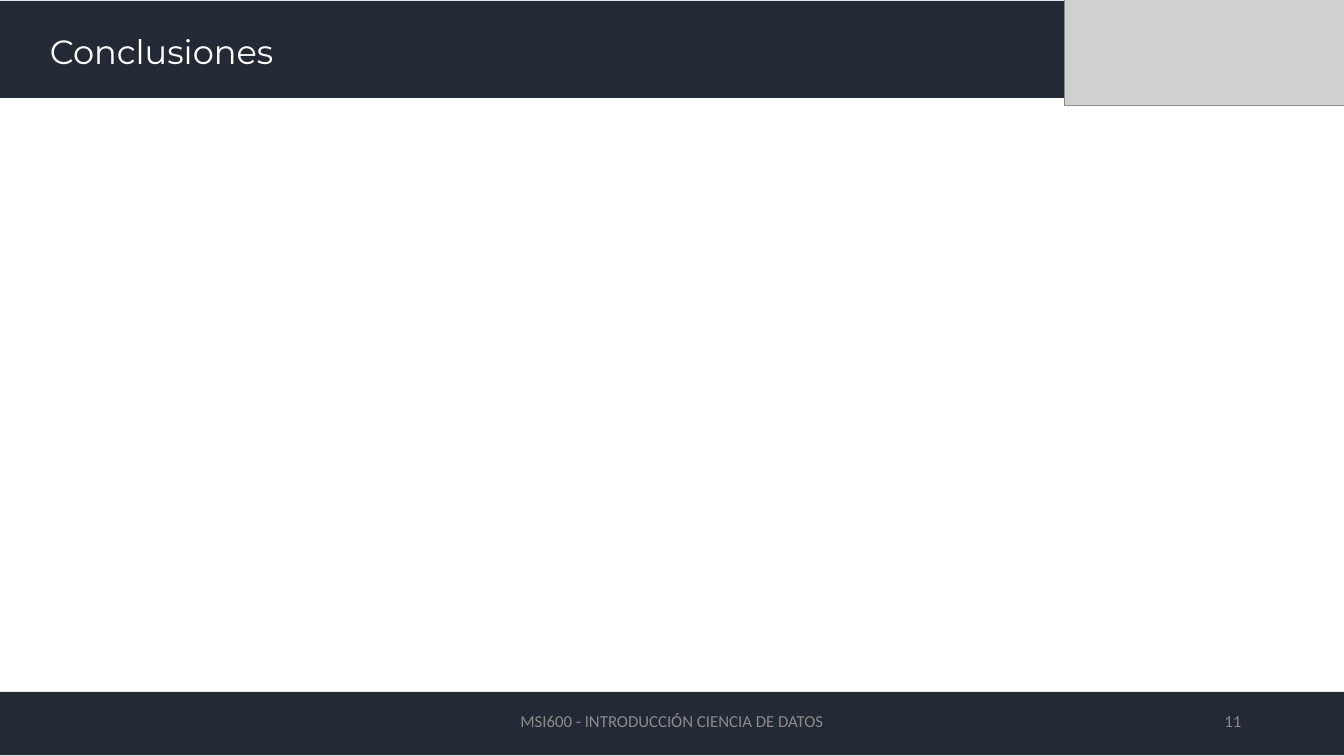
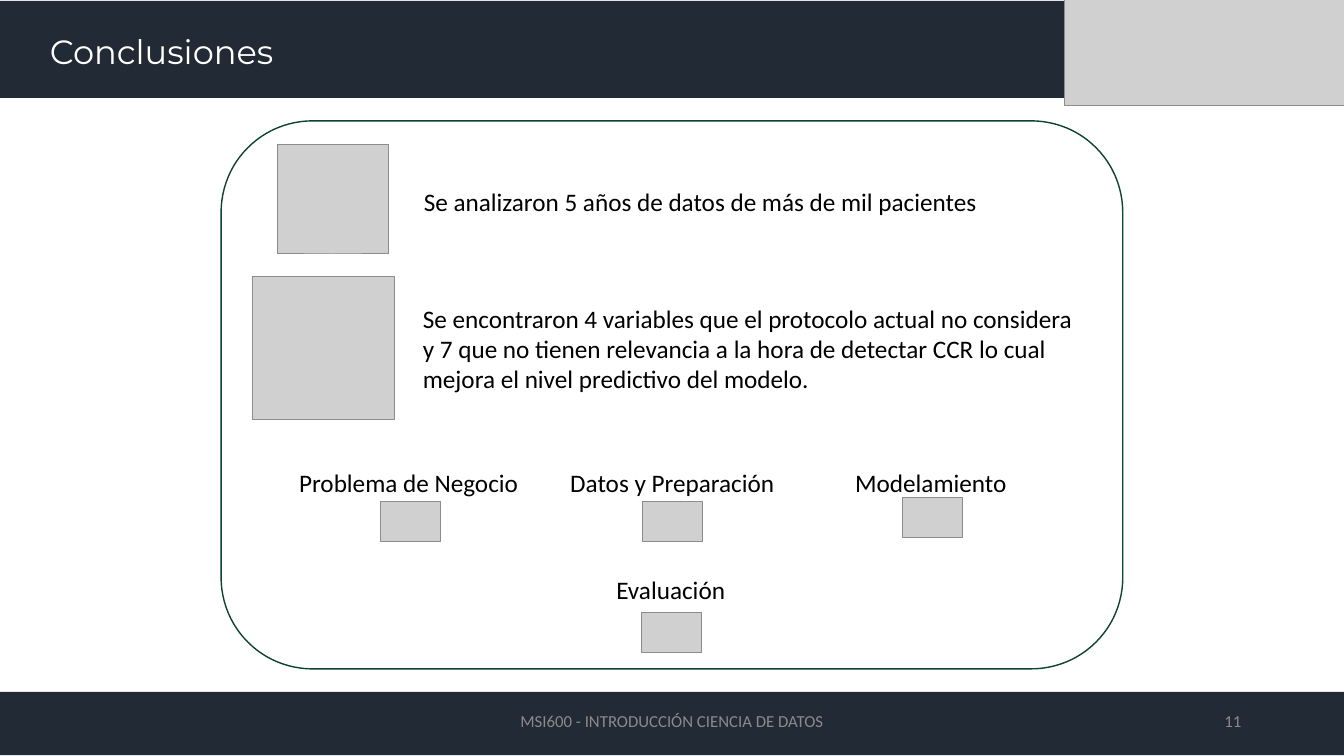
Before and after one commit to bguzmanm/MII-Ciencia-Datos-T001, a slide deck: slide 11 of material/PRESENTACION/cienciadedatosaplicada_investigacion.pptx. Drawn at 1344x756 pixels with LibreOffice and Linux fonts; fonts in the diff are those of the drawing; grey boxes stand for pictures. Boxes give left, top, right and bottom in pixels: in the first picture for what was removed or moved away, otherwise in the second. Text is boxed around its words. In the diff, an @@ line names an element or a change of style, - is before the commit and + after.

```diff
--- a/material/PRESENTACION/cienciadedatosaplicada_investigacion.pptx
+++ b/material/PRESENTACION/cienciadedatosaplicada_investigacion.pptx
@@ rounded rectangle added at [221,121,1123,669], fill #FFFFFF, outline #0D4335 1 pt @@
@@ picture added at [277,144,389,254] @@
@@ text added at [424,193,976,215], 18 pt, text #000000 @@
+Se analizaron 5 años de datos de más de mil pacientes
@@ picture added at [252,277,394,420] @@
@@ text added at [423,310,1072,393], 18 pt, text #000000 @@
+Se encontraron 4 variables que el protocolo actual no considera y 7 que no tienen relevancia a la hora de detectar CCR lo cual mejora el nivel predictivo del modelo.
@@ text added at [299,474,518,497], 18 pt, text #000000 @@
+Problema de Negocio
@@ text added at [570,474,774,496], 18 pt, text #000000 @@
+Datos y Preparación
@@ text added at [855,474,1006,498], 18 pt, text #000000 @@
+Modelamiento
@@ picture added at [380,501,441,541] @@
@@ picture added at [643,501,704,541] @@
@@ picture added at [902,498,963,538] @@
@@ text added at [616,581,725,600], 18 pt, text #000000 @@
+Evaluación
@@ picture added at [642,613,703,653] @@
```
Also in this commit, not shown: 2 other slides changed.
